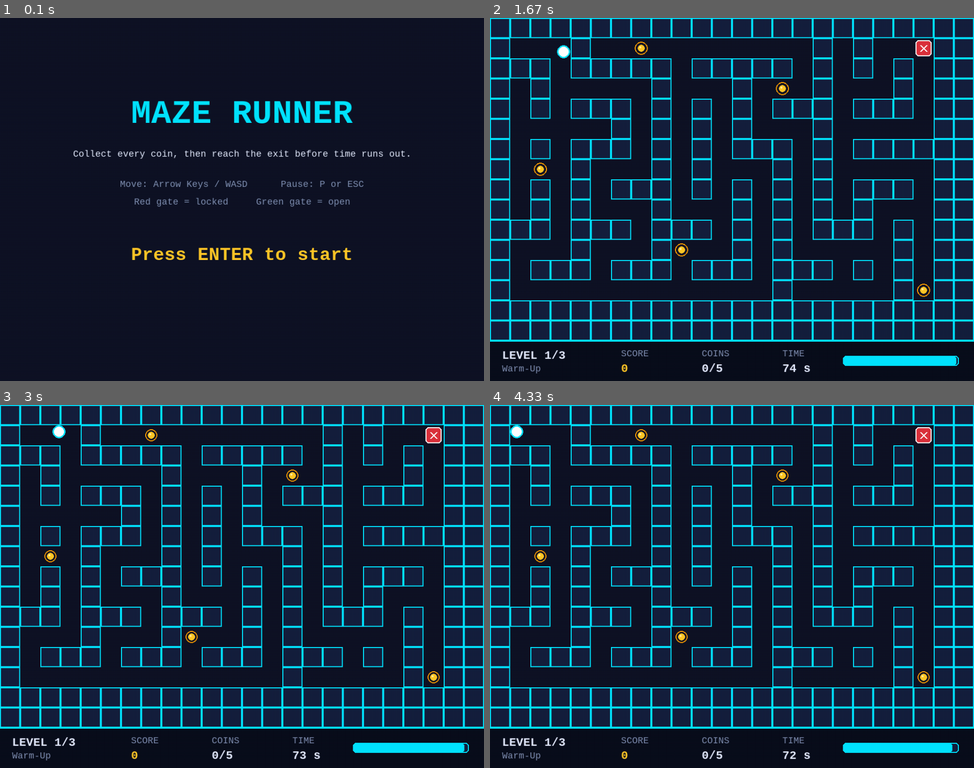
Above: before the commit, frames 1-4 (two rows, left to right).
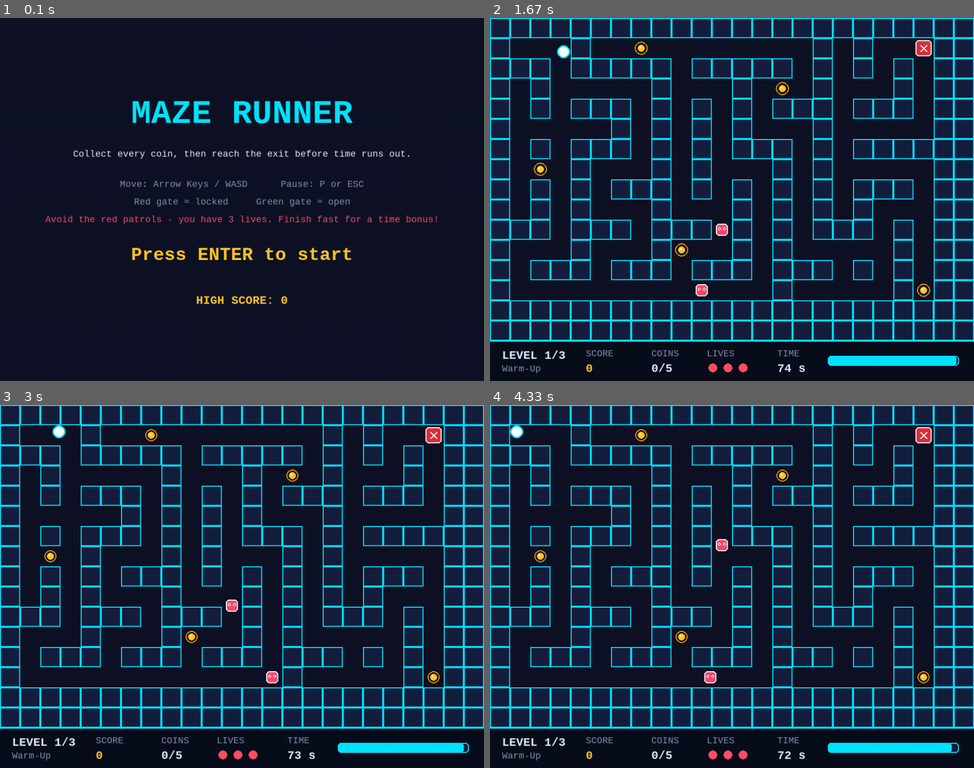
Above: after the commit, the same moments.

Repository: Chronos2110/Maze_Runner_pygame
Game: pygame game, started from main.py
Same seed, same stepped clock (60 frames per second), same inputs: the game is played once before the commit and once after it.
Inputs:
- Up to frame 1 (0.1 s): no input
- Up to frame 2 (1.67 s): tap Enter at 0.33 s; hold S 0.67-1.13 s; hold Right 0.67-1.13 s; tap S at 1.17 s; hold Right from 1.5 s (still down)
- Up to frame 3 (3 s): release Right at 1.97 s; hold Up 2-2.3 s; hold Right 2.33-2.8 s; hold Left from 2.83 s (still down)
- Up to frame 4 (4.33 s): release Left at 3.37 s; hold Down 3.4-3.7 s; hold Left 3.73-4.13 s; hold Up from 4.17 s (still down)

The runs differ from the first frame. In frame 1, 0.8% of the frame differs, in the area x 9-91%, y 54-79%; in frame 2, 0.9%; in frame 3, 0.9%, in the area x 19-96%, y 53-98%; in frame 4, 0.9%.

Commit message:
Added Enemies

Diff:
--- a/constants.py
+++ b/constants.py
@@ -33,6 +33,8 @@
 TEXT_COLOR = (230, 236, 255)
 TEXT_DIM = (130, 145, 180)
 WARNING_COLOR = (255, 90, 90)
+ENEMY_COLOR = (255, 70, 110)      # patrolling enemies (pink-red)
+HEART_COLOR = (255, 80, 100)
 OVERLAY_COLOR = (5, 8, 18, 200)   # 4th number = transparency (alpha)
 
 # ---------------------------------------------------------------- Gameplay
@@ -40,8 +42,17 @@
 PLAYER_SIZE = 26          # a bit smaller than a tile so it fits through corridors
 COIN_SCORE = 100
 
+# ---- Enemies, lives and bonuses (new)
+ENEMY_SPEED = 90          # pixels per second - half the player's speed, so you can outrun them
+ENEMY_SIZE = 24
+START_LIVES = 3
+INVINCIBLE_TIME = 2.0     # seconds of protection after being hit
+TIME_BONUS_PER_SEC = 10   # points per second left when a level is finished
+HIGHSCORE_FILE = "highscore.txt"
+
 # ---------------------------------------------------------------- Levels
 # Legend:  W = Wall   P = Player start   C = Coin   E = Exit   ' ' = empty path
+#          H = enemy patrolling Horizontally   V = enemy patrolling Vertically
 # Every layout has exactly 16 rows of exactly 24 characters (24 x 40 = 960 px,
 # 16 x 40 = 640 px). "time_limit" is the number of seconds for that level.
 # Each row is one string; each character in the string is one tile.
@@ -56,13 +67,13 @@
         "W W WWW W W W WWW WWW WW",
         "W     W W W W   W     WW",
         "W W WWW W W WWW W WWWWWW",
-        "W C W   W W   W W     WW",
+        "W C W   W WV  W W     WW",
         "W W W WWW W W W W WWW WW",
         "W W W   W   W W W W   WW",
         "WWW WWW WWW W W WWW W WW",
         "W   W   WC  W W     W WW",
         "W WWW WWW WWW WWW W W WW",
-        "W             W     WCWW",
+        "W      H      W     WCWW",
         "WWWWWWWWWWWWWWWWWWWWWWWW",
         "WWWWWWWWWWWWWWWWWWWWWWWW",
     ],
@@ -73,19 +84,19 @@
     "time_limit": 70,
     "layout": [
         "WWWWWWWWWWWWWWWWWWWWWWWW",
-        "WPWC    W            CWW",
+        "WPWC    W  H         CWW",
         "W WWW W WWW WCWWW WWW WW",
         "W     W     W W       WW",
         "WWWW WWWWWW W W W WWWWWW",
         "W       W   W W   WE  WW",
         "W WW  W W WWW   WWW W WW",
-        "W W     W W   W W     WW",
+        "W W     W W  VW W     WW",
         "W W WWWWW W W W WWWWW WW",
         "W W C   W W W W W C   WW",
         "W WWWWW   WWW W W WWW WW",
         "W   W   W     W     W WW",
         "WWW W WWWWWWWWW WWW W WW",
-        "W   W        C      W WW",
+        "W   W     H  C      W WW",
         "WWWWWWWWWWWWWWWWWWWWWWWW",
         "WWWWWWWWWWWWWWWWWWWWWWWW",
     ],
@@ -100,15 +111,15 @@
         "WW WW WWW WWWWW W     WW",
         "W   W   W W   C W     WW",
         "WWW WWW W W W W WWW W WW",
-        "W   W   W           W WW",
+        "W   W   W  H        W WW",
         "W WWW WWWWWWW WWWWW   WW",
-        "W  CW W     W     W WCWW",
+        "W  CW W     W     WVWCWW",
         "WWW W W WWW WW WW W W WW",
-        "W   W W W   W         WW",
+        "W   WVW W   W         WW",
         "W WWW W WCWWW WWWWW W WW",
         "W   W   W         W   WW",
         "W W WWWWW WWWWW     W WW",
-        "W W            CW   W WW",
+        "W W     H      CW   W WW",
         "WWWWWWWWWWWWWWWWWWWWWWWW",
         "WWWWWWWWWWWWWWWWWWWWWWWW",
     ],
--- /dev/null
+++ b/enemy.py
@@ -0,0 +1,47 @@
+"""
+enemy.py
+--------
+A very simple patrolling enemy: it walks in a straight line (horizontal or
+vertical) and turns around whenever it bumps into a wall.
+"""
+
+import pygame
+from constants import TILE_SIZE, ENEMY_SIZE, ENEMY_SPEED
+
+
+class Enemy:
+    def __init__(self, x, y, axis):
+        # Centre the enemy in its starting tile, like the Player does.
+        offset = (TILE_SIZE - ENEMY_SIZE) // 2
+        self.x = float(x + offset)
+        self.y = float(y + offset)
+        self.rect = pygame.Rect(round(self.x), round(self.y), ENEMY_SIZE, ENEMY_SIZE)
+        self.axis = axis          # "H" = left/right, "V" = up/down
+        self.direction = 1        # +1 = right/down, -1 = left/up
+
+    def update(self, dt, walls):
+        step = ENEMY_SPEED * dt * self.direction
+        if self.axis == "H":
+            self.x += step
+            self.rect.x = round(self.x)
+        else:
+            self.y += step
+            self.rect.y = round(self.y)
+
+        for wall in walls:
+            if self.rect.colliderect(wall):
+                # Push back out of the wall, then turn around.
+                if self.axis == "H":
+                    if self.direction > 0:
+                        self.rect.right = wall.left
+                    else:
+                        self.rect.left = wall.right
+                    self.x = float(self.rect.x)
+                else:
+                    if self.direction > 0:
+                        self.rect.bottom = wall.top
+                    else:
+                        self.rect.top = wall.bottom
+                    self.y = float(self.rect.y)
+                self.direction *= -1
+                break
--- a/main.py
+++ b/main.py
@@ -13,10 +13,11 @@
     "PLAYING" -> maze is active, timer is running
     "PAUSED"  -> frozen, overlay is shown
     "VICTORY" -> all 3 levels completed
-    "GAMEOVER"-> timer reached zero
+    "GAMEOVER"-> timer reached zero OR all lives lost
 """
 
 import math
+import os
 import pygame
 
 from constants import (
@@ -25,8 +26,14 @@
     COIN_COLOR, COIN_GLOW, EXIT_LOCKED, EXIT_UNLOCKED, HUD_BG, HUD_LINE,
     TEXT_COLOR, TEXT_DIM, WARNING_COLOR, OVERLAY_COLOR,
     PLAYER_SPEED, PLAYER_SIZE, COIN_SCORE, LEVELS,
+    ENEMY_COLOR, HEART_COLOR, START_LIVES, INVINCIBLE_TIME,
+    TIME_BONUS_PER_SEC, HIGHSCORE_FILE,
 )
 from maze import load_level_data
+from enemy import Enemy
+
+# The high-score file is stored next to main.py, wherever you run it from.
+HIGHSCORE_PATH = os.path.join(os.path.dirname(os.path.abspath(__file__)), HIGHSCORE_FILE)
 
 
 # =====================================================================
@@ -112,8 +119,33 @@
 
         self.state = "START"
         self.score = 0
+        self.lives = START_LIVES
+        self.invincible = 0.0         # seconds of protection left after a hit
+        self.message = ""             # short pop-up text, e.g. "TIME BONUS +350"
+        self.message_timer = 0.0
+        self.game_over_reason = ""
+        self.high_score = self.load_high_score()
         self.level_index = 0
         self.load_level(0)
+
+    # ------------------------------------------------------------ high score
+    def load_high_score(self):
+        """Read the saved best score; return 0 if there is no valid file."""
+        try:
+            with open(HIGHSCORE_PATH) as f:
+                return int(f.read().strip())
+        except (OSError, ValueError):
+            return 0
+
+    def save_high_score(self):
+        """Called when a run ends. Only writes if the score is a new record."""
+        if self.score > self.high_score:
+            self.high_score = self.score
+            try:
+                with open(HIGHSCORE_PATH, "w") as f:
+                    f.write(str(self.high_score))
+            except OSError:
+                pass                  # can't write? just skip - not worth crashing
 
     # ------------------------------------------------------------ setup
     def load_level(self, index):
@@ -121,16 +153,27 @@
         self.level_index = index
         level = LEVELS[index]
         (self.walls, self.coins, start,
-         self.exit_rect, self.time_limit) = load_level_data(level)
+         self.exit_rect, self.time_limit, spawns) = load_level_data(level)
+        self.player_start = start
         self.player = Player(start[0], start[1])
+        self.enemies = [Enemy(x, y, axis) for x, y, axis in spawns]
         self.total_coins = len(self.coins)
         self.time_left = float(self.time_limit)
 
     def new_game(self):
         """Start again from Level 1 with a zero score."""
         self.score = 0
+        self.lives = START_LIVES
+        self.invincible = 0.0
+        self.message_timer = 0.0
         self.load_level(0)
         self.state = "PLAYING"
+
+    def end_game(self, new_state, reason=""):
+        """Single place for ending a run: set state and save the record."""
+        self.state = new_state
+        self.game_over_reason = reason
+        self.save_high_score()
 
     # ------------------------------------------------------------ main loop
     def run(self):
@@ -193,8 +236,12 @@
         self.time_left -= dt
         if self.time_left <= 0:
             self.time_left = 0
-            self.state = "GAMEOVER"                           # PLAYING -> GAMEOVER
+            self.end_game("GAMEOVER", "TIME'S UP!")           # PLAYING -> GAMEOVER
             return
+
+        # Count down the timers for invincibility and the pop-up message.
+        self.invincible = max(0.0, self.invincible - dt)
+        self.message_timer = max(0.0, self.message_timer - dt)
 
         # ---- 2. Read held-down keys (Arrow keys AND WASD)
         keys = pygame.key.get_pressed()
@@ -225,12 +272,34 @@
                 self.coins.remove(coin)
                 self.score += COIN_SCORE
 
-        # ---- 5. Exit gate: only works once every coin is collected.
+        # ---- 5. Enemies: patrol, then check if one touched the player.
+        for enemy in self.enemies:
+            enemy.update(dt, self.walls)
+            # Shrink the hitbox a little so near-misses feel fair.
+            if self.invincible == 0 and self.player.rect.colliderect(enemy.rect.inflate(-6, -6)):
+                self.hit_player()
+                return
+
+        # ---- 6. Exit gate: only works once every coin is collected.
         if len(self.coins) == 0 and self.player.rect.colliderect(self.exit_rect):
+            bonus = int(self.time_left) * TIME_BONUS_PER_SEC   # faster = more points
+            self.score += bonus
+            self.message = "TIME BONUS +%d" % bonus
+            self.message_timer = 2.0
             if self.level_index + 1 < len(LEVELS):
                 self.load_level(self.level_index + 1)         # next level
+                self.invincible = 1.0                         # brief grace on arrival
             else:
-                self.state = "VICTORY"                        # PLAYING -> VICTORY
+                self.end_game("VICTORY")                      # PLAYING -> VICTORY
+
+    def hit_player(self):
+        """An enemy touched the player: lose a life and go back to the start."""
+        self.lives -= 1
+        if self.lives <= 0:
+            self.end_game("GAMEOVER", "CAUGHT!")              # PLAYING -> GAMEOVER
+            return
+        self.player = Player(*self.player_start)
+        self.invincible = INVINCIBLE_TIME
 
     # ------------------------------------------------------------ drawing helpers
     def draw_text(self, text, font, color, center=None, topleft=None):
@@ -273,9 +342,26 @@
             pygame.draw.line(self.screen, (255, 255, 255), (cx - 6, cy - 6), (cx + 6, cy + 6), 3)
             pygame.draw.line(self.screen, (255, 255, 255), (cx - 6, cy + 6), (cx + 6, cy - 6), 3)
 
+        # Enemies: a red square with two white "eyes".
+        for enemy in self.enemies:
+            body = enemy.rect
+            pygame.draw.rect(self.screen, ENEMY_COLOR, body, border_radius=6)
+            pygame.draw.rect(self.screen, (255, 255, 255), body, 2, border_radius=6)
+            for eye_x in (body.centerx - 5, body.centerx + 5):
+                pygame.draw.circle(self.screen, (255, 255, 255), (eye_x, body.centery - 2), 3)
+                pygame.draw.circle(self.screen, (20, 20, 30), (eye_x, body.centery - 2), 1)
+
         # Player: white disc with a cyan ring (the hitbox is still the rect).
-        pygame.draw.circle(self.screen, PLAYER_COLOR, self.player.rect.center, PLAYER_SIZE // 2)
-        pygame.draw.circle(self.screen, PLAYER_ACCENT, self.player.rect.center, PLAYER_SIZE // 2, 3)
+        # While invincible the player blinks (hidden every other 100 ms).
+        blink_off = self.invincible > 0 and (pygame.time.get_ticks() // 100) % 2 == 0
+        if not blink_off:
+            pygame.draw.circle(self.screen, PLAYER_COLOR, self.player.rect.center, PLAYER_SIZE // 2)
+            pygame.draw.circle(self.screen, PLAYER_ACCENT, self.player.rect.center, PLAYER_SIZE // 2, 3)
+
+        # Pop-up message (time bonus) near the top of the maze.
+        if self.message_timer > 0:
+            self.draw_text(self.message, self.font_med, COIN_COLOR,
+                           center=(SCREEN_WIDTH // 2, 20))
 
     def draw_hud(self):
         """Bottom information panel."""
@@ -291,22 +377,31 @@
                        self.font_med, TEXT_COLOR, topleft=(24, mid - 24))
         self.draw_text(level_name, self.font_small, TEXT_DIM, topleft=(24, mid + 6))
 
-        self.draw_text("SCORE", self.font_small, TEXT_DIM, topleft=(260, mid - 24))
-        self.draw_text(str(self.score), self.font_med, COIN_COLOR, topleft=(260, mid + 2))
-
-        self.draw_text("COINS", self.font_small, TEXT_DIM, topleft=(420, mid - 24))
+        self.draw_text("SCORE", self.font_small, TEXT_DIM, topleft=(190, mid - 24))
+        self.draw_text(str(self.score), self.font_med, COIN_COLOR, topleft=(190, mid + 2))
+
+        self.draw_text("COINS", self.font_small, TEXT_DIM, topleft=(320, mid - 24))
         self.draw_text("%d/%d" % (collected, self.total_coins), self.font_med,
-                       TEXT_COLOR, topleft=(420, mid + 2))
+                       TEXT_COLOR, topleft=(320, mid + 2))
+
+        # Lives: one filled heart per life remaining, hollow for lost ones.
+        self.draw_text("LIVES", self.font_small, TEXT_DIM, topleft=(430, mid - 24))
+        for i in range(START_LIVES):
+            centre = (442 + i * 30, mid + 14)
+            if i < self.lives:
+                pygame.draw.circle(self.screen, HEART_COLOR, centre, 9)
+            else:
+                pygame.draw.circle(self.screen, HEART_COLOR, centre, 9, 2)
 
         # Timer text turns red in the last 10 seconds.
         low_time = self.time_left <= 10
         time_color = WARNING_COLOR if low_time else TEXT_COLOR
-        self.draw_text("TIME", self.font_small, TEXT_DIM, topleft=(580, mid - 24))
+        self.draw_text("TIME", self.font_small, TEXT_DIM, topleft=(570, mid - 24))
         self.draw_text("%d s" % math.ceil(self.time_left), self.font_med,
-                       time_color, topleft=(580, mid + 2))
+                       time_color, topleft=(570, mid + 2))
 
         # Progress bar: width = fraction of time remaining.
-        bar = pygame.Rect(700, mid - 10, 230, 20)
+        bar = pygame.Rect(670, mid - 10, 260, 20)
         fraction = self.time_left / self.time_limit
         pygame.draw.rect(self.screen, WALL_FILL, bar, border_radius=6)
         fill = pygame.Rect(bar.x, bar.y, int(bar.width * fraction), bar.height)
@@ -337,6 +432,10 @@
                            self.font_small, TEXT_DIM, center=(cx, 330))
             self.draw_text("Red gate = locked     Green gate = open",
                            self.font_small, TEXT_DIM, center=(cx, 365))
+            self.draw_text("Avoid the red patrols - you have 3 lives. Finish fast for a time bonus!",
+                           self.font_small, ENEMY_COLOR, center=(cx, 400))
+            self.draw_text("HIGH SCORE: %d" % self.high_score,
+                           self.font_med, COIN_COLOR, center=(cx, 560))
             # Blinking prompt: visible for half of every second.
             if (pygame.time.get_ticks() // 500) % 2 == 0:
                 self.draw_text("Press ENTER to start", self.font_big, COIN_COLOR, center=(cx, 470))
@@ -352,14 +451,16 @@
                 ("Press R to restart", self.font_med, TEXT_DIM),
             ])
         elif self.state == "GAMEOVER":
-            self.draw_overlay("TIME'S UP!", WARNING_COLOR, [
+            self.draw_overlay(self.game_over_reason, WARNING_COLOR, [
                 ("Final score: %d" % self.score, self.font_big, COIN_COLOR),
+                ("High score: %d" % self.high_score, self.font_med, TEXT_COLOR),
                 ("ENTER = try again     ESC = menu", self.font_med, TEXT_DIM),
             ])
         elif self.state == "VICTORY":
             self.draw_overlay("YOU ESCAPED!", EXIT_UNLOCKED, [
                 ("All 3 levels complete", self.font_med, TEXT_COLOR),
                 ("Final score: %d" % self.score, self.font_big, COIN_COLOR),
+                ("High score: %d" % self.high_score, self.font_med, TEXT_COLOR),
                 ("ENTER = play again     ESC = menu", self.font_med, TEXT_DIM),
             ])
 
--- a/maze.py
+++ b/maze.py
@@ -24,6 +24,7 @@
     player_start : (x, y) tuple - top-left pixel of the 'P' tile
     exit_rect    : pygame.Rect - the 'E' tile
     time_limit   : int - seconds allowed for this level
+    enemy_spawns : list of (x, y, axis) - axis is "H" or "V" (patrol direction)
 
     Grid -> pixel conversion:
         pixel_x = column_index * TILE_SIZE
@@ -33,6 +34,7 @@
     coins = []
     player_start = (0, 0)
     exit_rect = pygame.Rect(0, 0, TILE_SIZE, TILE_SIZE)
+    enemy_spawns = []
 
     # enumerate() gives us BOTH the index and the item, so we know where
     # (which row / column) each character sits in the grid.
@@ -52,6 +54,8 @@
                 player_start = (x, y)
             elif tile_char == "E":
                 exit_rect = pygame.Rect(x, y, TILE_SIZE, TILE_SIZE)
+            elif tile_char in ("H", "V"):
+                enemy_spawns.append((x, y, tile_char))   # enemy.py builds the Enemy
             # ' ' (empty path) needs no object - open floor is just "nothing".
 
-    return walls, coins, player_start, exit_rect, level_dict["time_limit"]
+    return walls, coins, player_start, exit_rect, level_dict["time_limit"], enemy_spawns
